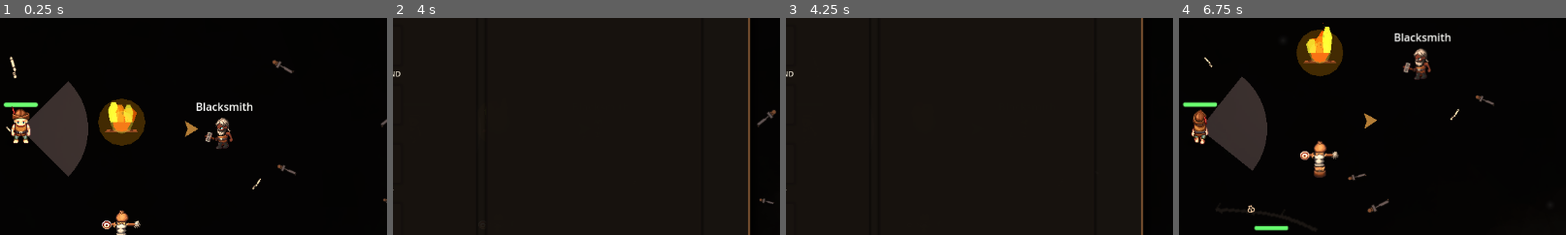
Above: before the commit, frames 1-4 (left to right).
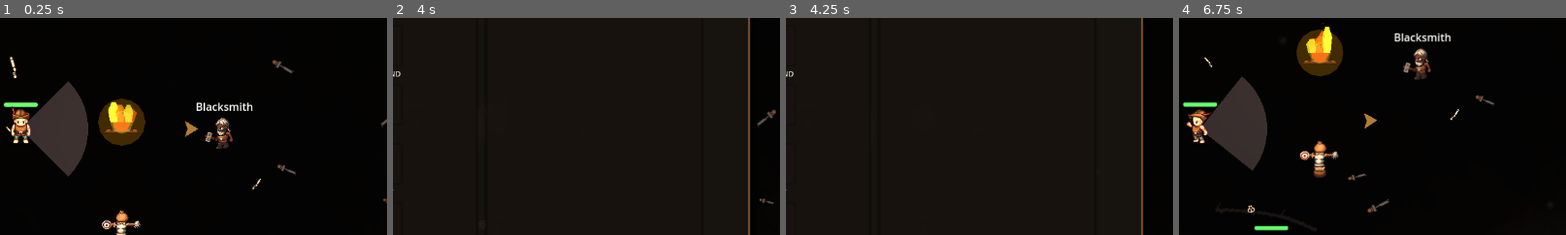
Above: after the commit, the same moments.

Repository: crimes86/godot-combat-game
Game: Godot game, scene res://main.tscn
Same seed, same stepped clock (60 frames per second), same inputs: the game is played once before the commit and once after it.
Inputs (mouse positions are % of the whole screen's width and height, from its top left):
- Up to frame 1 (0.25 s): no input
- Up to frame 2 (4 s): tap Enter at 0.5 s; drag from (62, 97) to (63, 50) at 0.52 s; drag from (30, 55) to (63, 50) at 1.27 s; move the mouse to (60, 28) at 2.02 s; hold D (move_right) 2.03-2.75 s; tap C at 2.1 s; click (60, 28) at 2.17 s; drag from (45, 70) to (67, 50) at 2.77 s; tap Space at 3.5 s; move the mouse to (80, 65) at 3.52 s; hold A (move_left) from 3.53 s (still down); tap G at 3.6 s; click (80, 65) at 3.67 s
- Up to frame 3 (4.25 s): keep holding A (move_left)
- Up to frame 4 (6.75 s): release A (move_left) at 4.25 s; drag from (20, 35) to (59, 94) at 4.27 s; tap Enter at 5 s; move the mouse to (55, 50) at 5.02 s; hold S (move_down) 5.03-5.75 s; hold F 5.03-5.75 s; click (55, 50) at 5.17 s; drag from (35, 25) to (65, 51) at 5.77 s; tap Space at 6.5 s; move the mouse to (72, 45) at 6.52 s; hold W (move_up) from 6.53 s (still down); tap C at 6.6 s; click (72, 45) at 6.67 s
The pictures show only the part of the screen within x 47-97%, y 24-74%; the shares and areas given below are measured in that part.

Frames 1-3 are identical in both runs. In frame 4, 0.5% of the frame differs, in the area x 2-9%, y 41-59%.

Commit message:
Handle weapons without walk animations (hide during walk, show during attack)
- Skip walk animations for weapons if sprite height < 256px
- Hide weapon sprite during walk/idle if it lacks those animations
- Show weapon sprite during attack animations
- Fix attack animation to trigger on all paper doll layers
- Weapons like club now work: hidden while walking, visible when attacking

This solves the issue where clubs and other weapons don't have proper
4-row walk sprite sheets in the LPC repository.

🤖 Generated with [Claude Code](https://claude.com/claude-code)

Co-Authored-By: Claude <noreply@anthropic.com>

Diff:
--- a/scripts/player/Player.gd
+++ b/scripts/player/Player.gd
@@ -412,9 +412,15 @@
 	# Play appropriate animation on ALL layers (sync them)
 	var new_anim = prefix + dir_str
 	for sprite in [body_sprite, legs_sprite, torso_sprite, hat_sprite, weapon_sprite]:
-		if sprite and sprite.sprite_frames and sprite.sprite_frames.has_animation(new_anim):
-			if sprite.animation != new_anim:
-				sprite.play(new_anim)
+		if sprite and sprite.sprite_frames:
+			if sprite.sprite_frames.has_animation(new_anim):
+				# Has the animation - play it and show sprite
+				if sprite.animation != new_anim:
+					sprite.play(new_anim)
+				sprite.visible = true
+			elif sprite == weapon_sprite and (prefix == "walk_" or prefix == "idle_"):
+				# Weapon doesn't have walk/idle animation - hide it during walking
+				sprite.visible = false
 
 	# Note: With layered paper doll system, no complex flip logic needed
 	# Each sprite sheet has proper up/left/down/right rows
@@ -666,11 +672,21 @@
 
 	can_attack = false  # Set immediately, before any other code!
 
-	# Trigger attack animation
-	var anim_sprite = get_node_or_null("PlayerSprite") as AnimatedSprite2D
-	if anim_sprite:
-		var dir_str = get_direction_string(attack_direction)
-		anim_sprite.play("attack_" + dir_str)
+	# Trigger attack animation on ALL sprite layers (paper doll system)
+	var dir_str = get_direction_string(attack_direction)
+	var attack_anim = "attack_" + dir_str
+
+	var body_sprite = get_node_or_null("BodySprite") as AnimatedSprite2D
+	var legs_sprite = get_node_or_null("LegsSprite") as AnimatedSprite2D
+	var torso_sprite = get_node_or_null("TorsoSprite") as AnimatedSprite2D
+	var hat_sprite = get_node_or_null("HatSprite") as AnimatedSprite2D
+	var weapon_sprite = get_node_or_null("WeaponSprite") as AnimatedSprite2D
+
+	# Play attack animation on all layers and make weapon visible
+	for sprite in [body_sprite, legs_sprite, torso_sprite, hat_sprite, weapon_sprite]:
+		if sprite and sprite.sprite_frames and sprite.sprite_frames.has_animation(attack_anim):
+			sprite.play(attack_anim)
+			sprite.visible = true  # Show weapon during attack even if hidden during walk
 
 	ChainManager.register_attack()
 
@@ -1078,17 +1094,23 @@
 		return
 
 	var sprite_frames = SpriteFrames.new()
-
-	# Load walk sprite (576x256, 9 frames x 4 rows)
+	var has_walk_animations = false
+
+	# Load walk sprite (576x256, 9 frames x 4 rows) - OPTIONAL for weapons
 	if ResourceLoader.exists(walk_path):
 		var walk_tex = ResourceLoader.load(walk_path, "Texture2D")
 		if walk_tex:
 			var walk_img = walk_tex.get_image()
-			for dir in ["up", "left", "down", "right"]:
-				var row_index = ["up", "left", "down", "right"].find(dir)
-				create_animation(sprite_frames, "walk_" + dir, walk_img, 64, 64, 9, row_index, 10.0)
-				create_animation(sprite_frames, "idle_" + dir, walk_img, 64, 64, 1, row_index, 1.0)  # First frame
-			print("  ✅ ", sprite_name, ": Walk animations loaded")
+			# Check if sprite has proper 4-row format (height >= 256)
+			if walk_img.get_height() >= 256:
+				for dir in ["up", "left", "down", "right"]:
+					var row_index = ["up", "left", "down", "right"].find(dir)
+					create_animation(sprite_frames, "walk_" + dir, walk_img, 64, 64, 9, row_index, 10.0)
+					create_animation(sprite_frames, "idle_" + dir, walk_img, 64, 64, 1, row_index, 1.0)  # First frame
+				has_walk_animations = true
+				print("  ✅ ", sprite_name, ": Walk animations loaded")
+			else:
+				print("  ⚠️ ", sprite_name, ": Walk sprite too small (", walk_img.get_height(), "px), skipping walk animations")
 
 	# Load slash sprite (384x256, 6 frames x 4 rows)
 	if ResourceLoader.exists(slash_path):
Binary file added: assets/test_sprites/walk_longsword.png
Not shown, added: assets/test_sprites/walk_longsword.png.import
Binary file added: assets/test_sprites/walk_with_weapon.png
Not shown, added: assets/test_sprites/walk_with_weapon.png.import
Binary file added: assets/weapons/slash_behind/club.png
Not shown, added: assets/weapons/slash_behind/club.png.import
Binary file added: assets/weapons/slash_behind/dagger.png
Not shown, added: assets/weapons/slash_behind/dagger.png.import
Binary file added: assets/weapons/slash_behind/glowsword_blue.png
Not shown, added: assets/weapons/slash_behind/glowsword_blue.png.import
Binary file added: assets/weapons/slash_behind/glowsword_red.png
Not shown, added: assets/weapons/slash_behind/glowsword_red.png.import
(and 59 more such lines)
